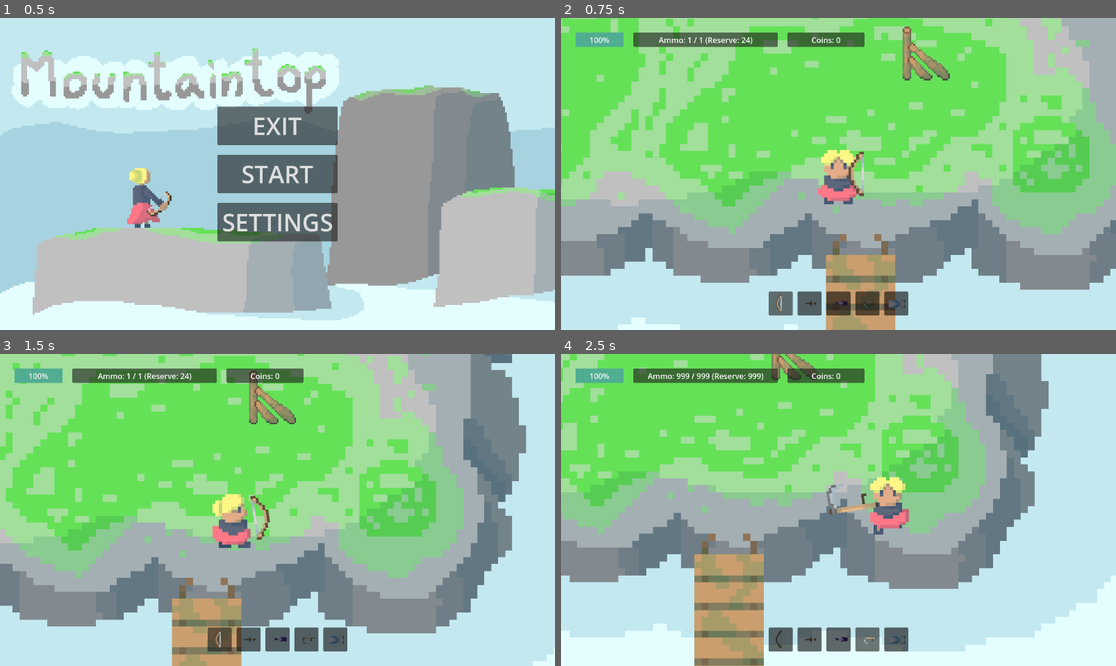
Above: before the commit, frames 1-4 (two rows, left to right).
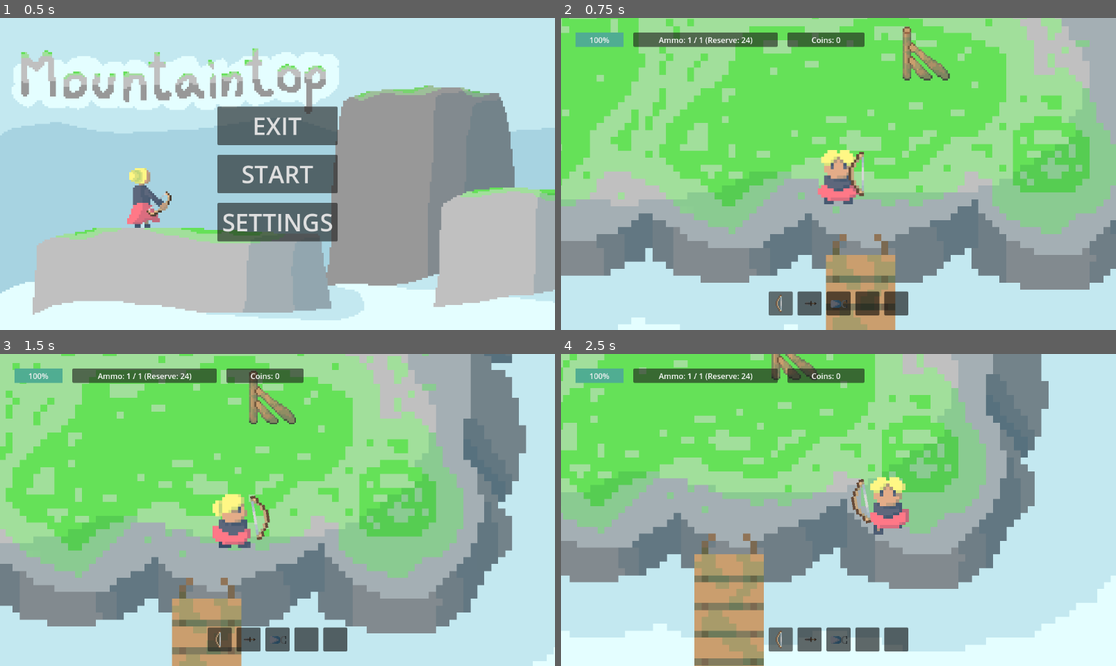
Above: after the commit, the same moments.

Repository: Kryzi/Eksamens-projekt
Game: Godot game, scene res://scenes/main_menu/main_menu.tscn
Two runs of this game, one before a commit and one after it. Both use one fixed random seed, a clock stepped at 60 frames per second and the inputs below. The engine's default icon, where the game draws it, is replaced by a stand-in: a white triangle on a blue panel in a dark square. Sound files missing from this copy of the repository are replaced by a short silence.
Inputs (mouse positions are in pixels of both pictures, inside the frame that each line leads up to):
- Up to frame 1 (0.5 s): no input
- Up to frame 2 (0.75 s): click "START" at 0.5 s
- Up to frame 3 (1.5 s): move the mouse to (399, 494) at 1.27 s; hold D (Right) from 1.28 s (still down); tap 0 (0) at 1.35 s
- Up to frame 4 (2.5 s): tap 1 (1) at 1.55, 2.1 s; move the mouse to (727, 525) at 2.02 s; release D (Right) at 2.03 s; hold S (Down) from 2.03 s (still down); tap 4 (4) at 2.3 s

Frame 1 is identical in both runs. In frame 2, 0.1% of the frame differs, in the area x 48-62%, y 90-93%; in frame 3, less than 0.1%; in frame 4, 0.8%, in the area x 15-62%, y 6-95%.

Commit message:
shop dame

Diff:
--- a/project.godot
+++ b/project.godot
@@ -18,6 +18,10 @@
 [autoload]
 
 PlayerInfo="*res://globals/player_info.gd"
+
+[display]
+
+window/size/mode=2
 
 [global_group]
 
--- a/scenes/layouts/shop/layout_1_bridge_shop.tscn
+++ b/scenes/layouts/shop/layout_1_bridge_shop.tscn
@@ -31,7 +31,11 @@
 [ext_resource type="PackedScene" uid="uid://oruuej8gtlva" path="res://scenes/weapons/rock_guitar/rockguitar.tscn" id="22_tsyaa"]
 [ext_resource type="Texture2D" uid="uid://dkvlsoqapoya4" path="res://sprites/vaaben/ranged/rockguitar/rockguitar_idle.png" id="23_7f7yv"]
 [ext_resource type="Script" path="res://scripts/shop/shop_keeper.gd" id="27_d84on"]
-[ext_resource type="Texture2D" uid="uid://cxdktks84mnsy" path="res://icon.svg" id="28_fypwu"]
+[ext_resource type="Texture2D" uid="uid://xu38bphvoeo2" path="res://sprites/andet/Shop/shop-npc_idle-1.png" id="32_7yk6m"]
+[ext_resource type="Texture2D" uid="uid://curass3tibjis" path="res://sprites/andet/Shop/shop-npc_idle-2.png" id="33_a4j1h"]
+[ext_resource type="Texture2D" uid="uid://noro7slaipjb" path="res://sprites/andet/Shop/shop-npc_talk-1.png" id="34_qwfyk"]
+[ext_resource type="Texture2D" uid="uid://diu1lnq11s5q8" path="res://sprites/andet/Shop/shop-npc_talk-2.png" id="35_omxw5"]
+[ext_resource type="Texture2D" uid="uid://cj1ysfgf83e6p" path="res://sprites/andet/Shop/shop-npc_talebobbel.png" id="36_1e12s"]
 
 [sub_resource type="Resource" id="Resource_shqo3"]
 script = ExtResource("15_6p3av")
@@ -105,6 +109,34 @@
 
 [sub_resource type="RectangleShape2D" id="RectangleShape2D_161u1"]
 size = Vector2(120, 120)
+
+[sub_resource type="SpriteFrames" id="SpriteFrames_rieem"]
+animations = [{
+"frames": [{
+"duration": 1.0,
+"texture": ExtResource("32_7yk6m")
+}, {
+"duration": 1.0,
+"texture": ExtResource("33_a4j1h")
+}],
+"loop": true,
+"name": &"Idle",
+"speed": 5.0
+}, {
+"frames": [{
+"duration": 1.0,
+"texture": ExtResource("34_qwfyk")
+}, {
+"duration": 1.0,
+"texture": ExtResource("35_omxw5")
+}],
+"loop": true,
+"name": &"Talk",
+"speed": 5.0
+}]
+
+[sub_resource type="RectangleShape2D" id="RectangleShape2D_5s52p"]
+size = Vector2(152, 148)
 
 [node name="Layout1BridgeShop" type="Control"]
 layout_mode = 3
@@ -215,8 +247,17 @@
 position = Vector2(959, 495)
 script = ExtResource("27_d84on")
 
-[node name="Sprite2D" type="Sprite2D" parent="ShopKeeper"]
-texture = ExtResource("28_fypwu")
+[node name="ShopKeeperSprite" type="AnimatedSprite2D" parent="ShopKeeper"]
+position = Vector2(-23, -75)
+scale = Vector2(6, 6)
+sprite_frames = SubResource("SpriteFrames_rieem")
+animation = &"Idle"
+
+[node name="StaticBody2D" type="StaticBody2D" parent="ShopKeeper"]
+
+[node name="CollisionShape2D" type="CollisionShape2D" parent="ShopKeeper/StaticBody2D"]
+position = Vector2(-34, -43)
+shape = SubResource("RectangleShape2D_5s52p")
 
 [node name="RefillAmmo" type="Button" parent="ShopKeeper"]
 offset_left = -257.0
@@ -226,16 +267,22 @@
 theme_override_font_sizes/font_size = 22
 text = "Refill Ammo: 10 Coins"
 
-[node name="RichTextLabel" type="RichTextLabel" parent="ShopKeeper"]
-offset_left = 64.0
-offset_top = -70.0
-offset_right = 245.0
-offset_bottom = 25.0
+[node name="SpeechBubbleText" type="RichTextLabel" parent="ShopKeeper"]
+z_index = 1
+offset_left = -129.0
+offset_top = -218.0
+offset_right = 80.0
+offset_bottom = -120.0
+theme_override_colors/default_color = Color(0, 0, 0, 1)
 theme_override_font_sizes/normal_font_size = 22
 text = "Goddag, vil du have nogle skud!"
 
+[node name="SpeechBubble" type="Sprite2D" parent="ShopKeeper"]
+position = Vector2(-18, -77)
+scale = Vector2(8, 8)
+texture = ExtResource("36_1e12s")
+
 [node name="ItemPurchase" type="Button" parent="."]
-layout_mode = 0
 offset_left = 697.0
 offset_top = 1117.0
 offset_right = 922.0
--- a/scenes/main/player.tscn
+++ b/scenes/main/player.tscn
@@ -24,13 +24,8 @@
 [ext_resource type="Texture2D" uid="uid://bapq1gfqn4obu" path="res://sprites/spiller/spiller-venstre_walk-1.png" id="16_xwamc"]
 [ext_resource type="Texture2D" uid="uid://bc4h84ngtv55m" path="res://sprites/spiller/spiller-venstre_walk-3.png" id="17_dhuxc"]
 [ext_resource type="PackedScene" uid="uid://bf082ldlxis2j" path="res://scenes/weapons/basic_knife/basic_knife.tscn" id="20_y8slu"]
-[ext_resource type="PackedScene" uid="uid://ca64n4anj8bud" path="res://scenes/weapons/water_staff/water_staff.tscn" id="21_ufdrw"]
 [ext_resource type="Script" path="res://scripts/ui/camera_2d.gd" id="21_xaw4o"]
 [ext_resource type="Script" path="res://scripts/weapons/reload_bar.gd" id="22_y1rj5"]
-[ext_resource type="PackedScene" uid="uid://d0v146npydiyy" path="res://scenes/weapons/boomerang/boomerang_weapon.tscn" id="23_unme0"]
-[ext_resource type="PackedScene" uid="uid://556qme2y04kq" path="res://scenes/weapons/fire_staff/fire_staff.tscn" id="25_7lfdu"]
-[ext_resource type="PackedScene" uid="uid://oruuej8gtlva" path="res://scenes/weapons/rock_guitar/rockguitar.tscn" id="26_3td7x"]
-[ext_resource type="PackedScene" uid="uid://d33m2ojb6s3r5" path="res://scenes/weapons/le/le.tscn" id="26_5rb1q"]
 [ext_resource type="PackedScene" uid="uid://c8qnpo7dkw86m" path="res://scenes/weapons/ice_cannon/ice_cannon.tscn" id="26_klgc6"]
 [ext_resource type="AudioStream" uid="uid://bpicuej6pb1f2" path="res://sounds/GedSlapSound.mp3" id="27_1juf4"]
 [ext_resource type="AudioStream" uid="uid://bdr76qsc0x73l" path="res://sounds/HitSound.mp3" id="28_dg55l"]
@@ -220,18 +215,7 @@
 
 [node name="BasicKnife" parent="Weapon" instance=ExtResource("20_y8slu")]
 
-[node name="rockguitar" parent="Weapon" instance=ExtResource("26_3td7x")]
-
-[node name="Le" parent="Weapon" instance=ExtResource("26_5rb1q")]
-
 [node name="IsKanon" parent="Weapon" instance=ExtResource("26_klgc6")]
-
-[node name="Water Staff" parent="Weapon" instance=ExtResource("21_ufdrw")]
-damage = 2
-
-[node name="Boomerang (weapon)" parent="Weapon" instance=ExtResource("23_unme0")]
-
-[node name="FireStaff" parent="Weapon" instance=ExtResource("25_7lfdu")]
 
 [node name="Damage" type="Area2D" parent="."]
 
--- a/scripts/shop/shop_keeper.gd
+++ b/scripts/shop/shop_keeper.gd
@@ -1,11 +1,15 @@
 extends Node2D
 
 @onready var weapon = get_node("/root/Main/Player/Weapon")
+@onready var SpeechText = $SpeechBubbleText
+@onready var animSprite = $ShopKeeperSprite
+var SpeechTime = 2.5
 
 var refillPrice = 10
 
 func _ready() -> void:
 	$RefillAmmo.text = "Refill Ammo: " + str(refillPrice) + " Coins"
+	$ShopKeeperSprite.play("Idle")
 
 
 func _on_refill_ammo_pressed() -> void:
@@ -20,24 +24,28 @@
 		"reserve_ammo": weapon.weapons[weapon.currentWeapon].reserveAmmo
 		}
 
-		$RichTextLabel.text = "Jo tak, min fine ven!"
+		SpeechText.text = "Jo tak, min fine ven!"
 		textfelt()
 
 	else:
 		if weapon.weapons[weapon.currentWeapon].ranged == false:
-			$RichTextLabel.text = "Du har et melee våben, klovn!"
+			SpeechText.text = "Du har et melee våben, klovn!"
 			textfelt()
 
 		elif weapon.weapons[weapon.currentWeapon].reserveAmmo == weapon.weapons[weapon.currentWeapon].maxAmmo:
-			$RichTextLabel.text = "Du kan ikke have flere skud, din ostehaps"
+			SpeechText.text = "Du kan ikke have flere skud, din ostehaps"
 			textfelt()
 
 
 
 func textfelt():
-	$RichTextLabel.visible = true
-	await get_tree().create_timer(2.5).timeout
-	$RichTextLabel.visible = false
+	SpeechText.visible = true
+	$ShopKeeperSprite.play("Talk")
+
+	await get_tree().create_timer(SpeechTime).timeout
+
+	SpeechText.visible = false
+	$ShopKeeperSprite.play("Idle")
 
 
 func _on_refill_ammo_mouse_entered() -> void:
Not shown: 1 places in scenes/layouts/shop/layout_1_bridge_shop.tscn that only renumber resources
Not shown: 1 places in scenes/main/player.tscn that only renumber resources
Not shown, added: sprites/fjender/jord_goleem_enemy/jord-goleem-ned_charge-2.png.import
Not shown, added: sprites/fjender/jord_goleem_enemy/jord-goleem-ned_ilde-1-3_walk-1-3.png.import
Not shown, added: sprites/fjender/jord_goleem_enemy/jord-goleem-ned_ilde-2.png.import
Not shown, added: sprites/fjender/jord_goleem_enemy/jord-goleem-ned_ilde-4.png.import
Not shown, added: sprites/fjender/jord_goleem_enemy/jord-goleem-ned_walk-2.png.import
Not shown, added: sprites/fjender/jord_goleem_enemy/jord-goleem-ned_walk-4.png.import
Not shown, added: sprites/fjender/jord_goleem_enemy/jord-goleem-op_charge-1.png.import
Not shown, added: sprites/fjender/jord_goleem_enemy/jord-goleem-op_charge-2.png.import
Not shown, added: sprites/fjender/jord_goleem_enemy/jord-goleem-op_ilde-1-3_walk-1-3.png.import
Not shown, added: sprites/fjender/jord_goleem_enemy/jord-goleem-op_ilde-2.png.import
(and 10 more such lines)
